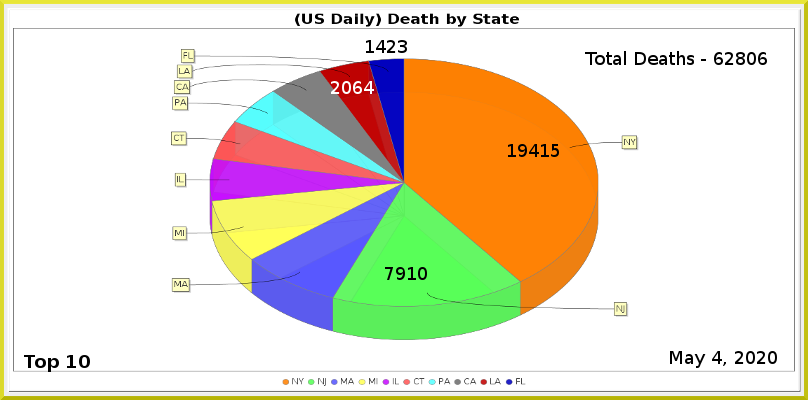
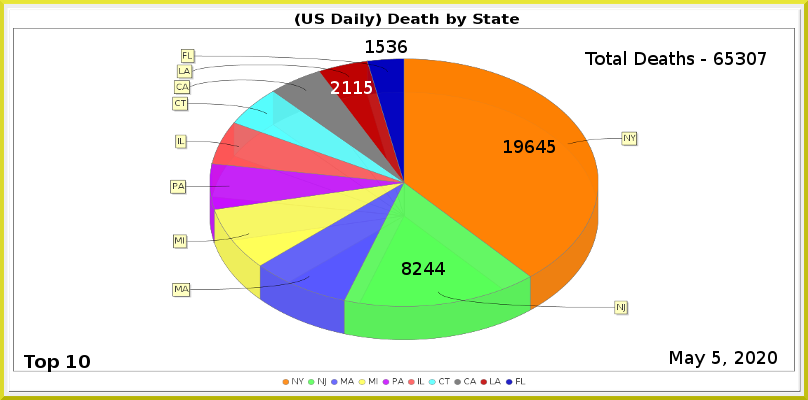
Before/after of a 808x400 layered artwork. What changed in the layer stack:
painted on "Least" over [376,40,407,53]
painted on "LA" over [342,81,374,94]
painted on "NJ" over [385,262,445,280]
painted on "NY" over [504,140,559,157]
renamed "Total Deaths - 62806" to "Total Deaths - 65307", painted on it over [725,52,767,65]
painted on "Current Date" over [712,351,722,364]
painted on "Death_by_State.png" over [170,49,639,385]
